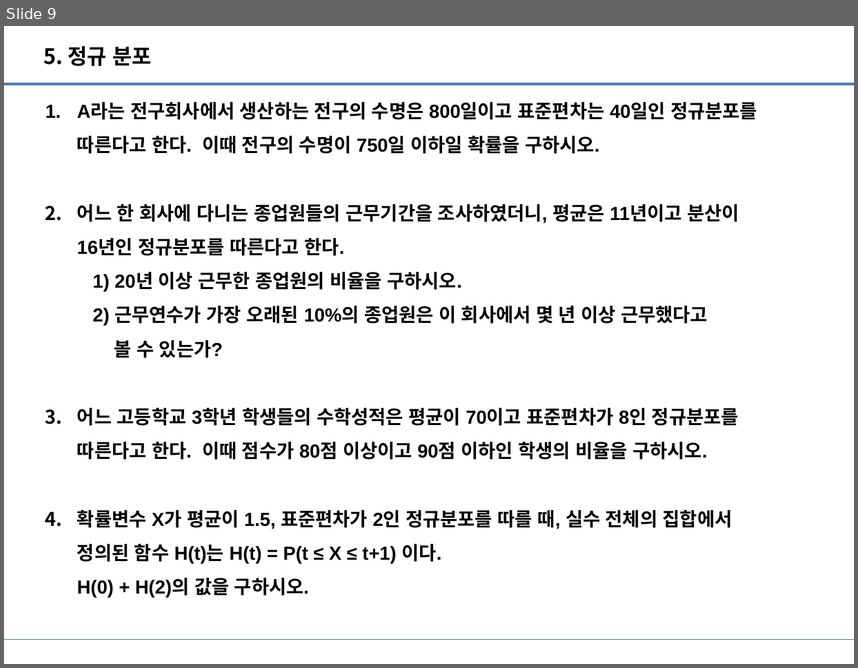
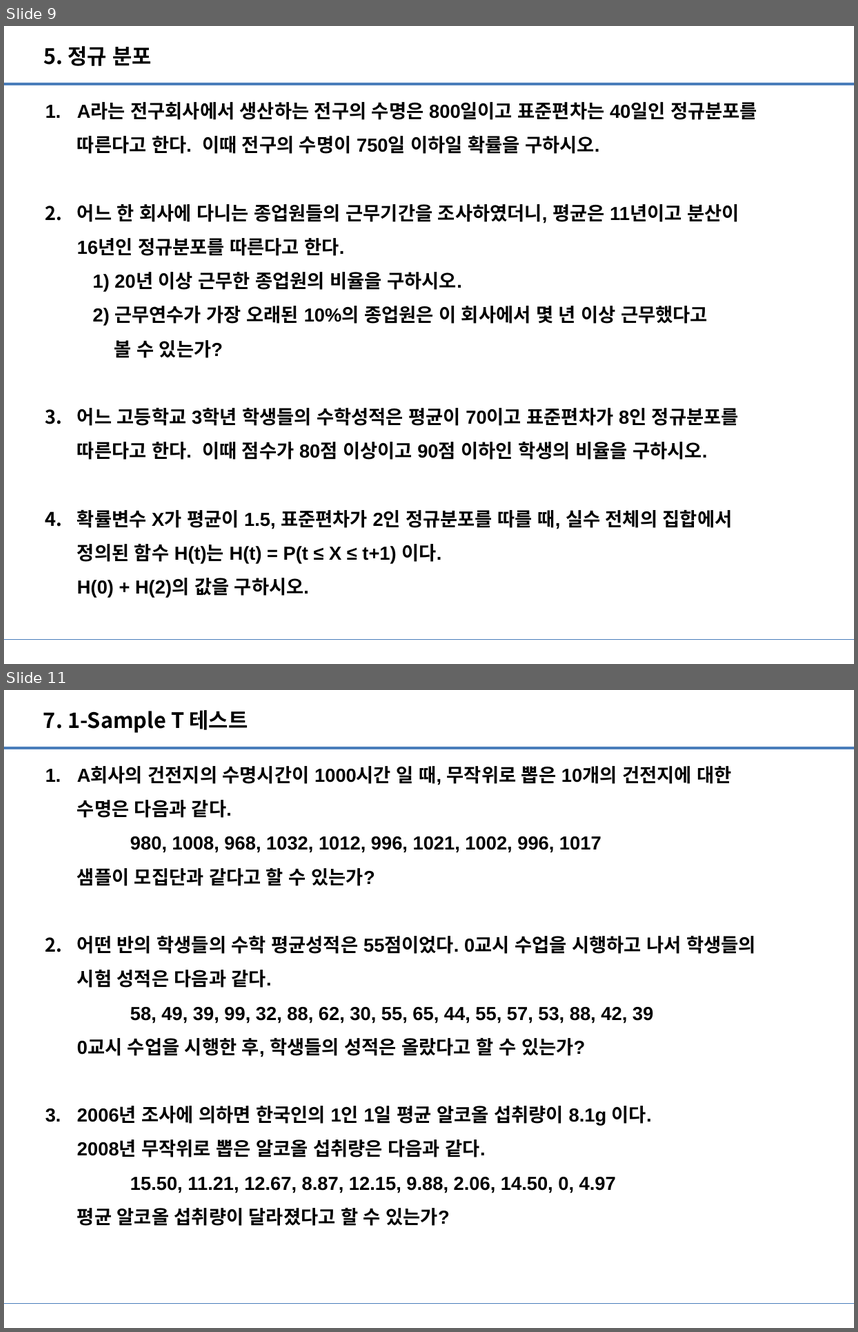
Before and after one commit to Heechul90/R-Statistics, a slide deck: Practice/연습문제 data/R 연습문제.pptx. Shown one above the other, each under a label of ours: slide 9 before the commit, slides 9 and 11 after it; the slides between them are not shown. The pictures are 858x668 and 858x1332 pixels, drawn with LibreOffice and Linux fonts; fonts in the diff are those of the drawing. Boxes give left, top, right and bottom in pixels: in the first picture for what was removed or moved away, otherwise in the second. Text is boxed around its words. In the diff, an @@ line names an element or a change of style, - is before the commit and + after.

```diff
--- a/Practice/연습문제 data/R 연습문제.pptx
+++ b/Practice/연습문제 data/R 연습문제.pptx
@@ slide 11 added at (4,690,854,1328), background #FFFFFF; not listed: 2 template elements that a slide beside it also shows @@
@@ text added at (43,710,248,733), 18 pt, text #000000, bold @@
+7. 1-Sample T 테스트
@@ text added at (77,766,756,1225), 16 pt, text #000000, bold @@
+1. A회사의 건전지의 수명시간이 1000시간 일 때, 무작위로 뽑은 10개의 건전지에 대한
+   수명은 다음과 같다.
+   980, 1008, 968, 1032, 1012, 996, 1021, 1002, 996, 1017
+   샘플이 모집단과 같다고 할 수 있는가?
+2. 어떤 반의 학생들의 수학 평균성적은 55점이었다. 0교시 수업을 시행하고 나서 학생들의
+   시험 성적은 다음과 같다.
+   58, 49, 39, 99, 32, 88, 62, 30, 55, 65, 44, 55, 57, 53, 88, 42, 39
+   0교시 수업을 시행한 후, 학생들의 성적은 올랐다고 할 수 있는가?
+3. 2006년 조사에 의하면 한국인의 1인 1일 평균 알코올 섭취량이 8.1g 이다.
+   2008년 무작위로 뽑은 알코올 섭취량은 다음과 같다.
+   15.50, 11.21, 12.67, 8.87, 12.15, 9.88, 2.06, 14.50, 0, 4.97
+   평균 알코올 섭취량이 달라졌다고 할 수 있는가?
```
Also in this commit, not shown: 1 other slide added, 11 other files.
